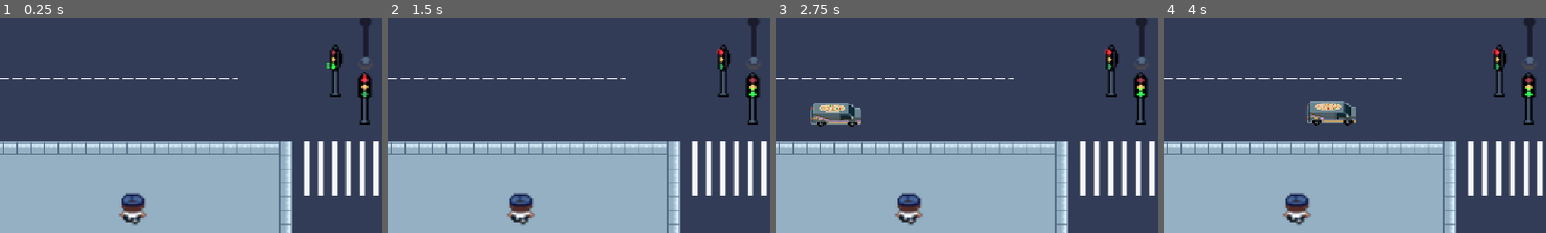
Above: before the commit, frames 1-4 (left to right).
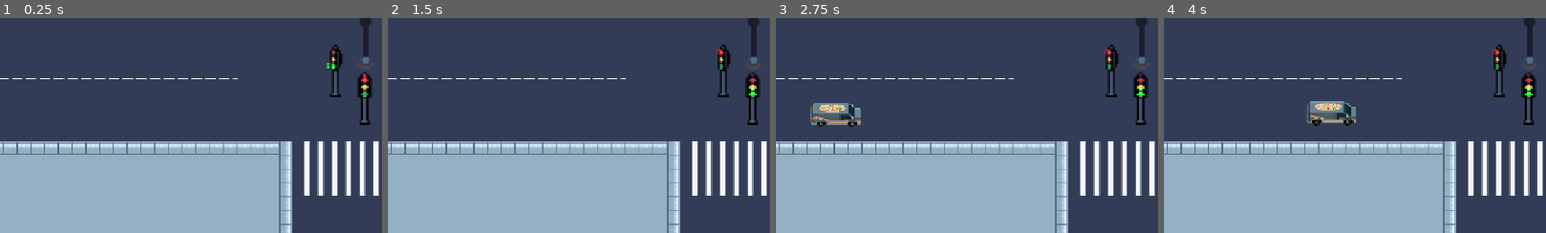
Above: after the commit, the same moments.

Repository: lafgo-fc/game-jam-repoooo
Game: Godot game, scene res://scne/test_one.tscn
Two runs of this game, one before a commit and one after it. Both use one fixed random seed, a clock stepped at 60 frames per second and the inputs below.
Inputs:
- Up to frame 1 (0.25 s): no input
- Up to frame 2 (1.5 s): tap Enter (ui_accept) at 0.5, 0.77, 1.25 s; hold R (traffic control right and left) from 0.53 s (still down)
- Up to frame 3 (2.75 s): keep holding R (traffic control right and left); tap Enter (ui_accept) at 1.52 s
- Up to frame 4 (4 s): keep holding R (traffic control right and left); tap Enter (ui_accept) at 3.02, 3.77 s
The pictures show only the part of the screen within x 0-50%, y 41-91%; the shares and areas given below are measured in that part.

The runs differ from the first frame. In frame 1, 0.8% of the frame differs, in the area x 31-39%, y 81-97%; in frame 2, 0.8%; in frame 3, 0.8%; in frame 4, 0.8%.

Commit message:
added npc spawn correctly

Diff:
--- a/scne/npc_spawner.gd
+++ b/scne/npc_spawner.gd
@@ -1,7 +1,7 @@
 extends Node2D
 
 @export var npc: PackedScene
-@onready var p1 = $"../waypoints/p1"
+@onready var p1 = $waypoints/p1
 
 func _ready() -> void:
 	spawn_npc()
@@ -12,6 +12,7 @@
 		return
 
 	var npc_spawn = npc.instantiate()
+	npc_spawn.p1 = $waypoints/p1
 	add_child(npc_spawn)
 
 	npc_spawn.global_position = global_position
--- a/scne/pedestians.gd
+++ b/scne/pedestians.gd
@@ -1,9 +1,14 @@
 extends CharacterBody2D
+
 @onready var animation = $"cap guy"
-var p1: Marker2D
+
+@export var p1: Marker2D
+
 const SPEED = 30.0
 
 func _physics_process(delta: float) -> void:
+	print(p1)
+
 	if p1 == null:
 		return
 
@@ -14,6 +19,7 @@
 
 	process_animation(direction)
 
-func process_animation(direction : Vector2):
+
+func process_animation(direction: Vector2):
 	if direction.x > 0:
 		animation.play("right")
--- a/scne/test_one.tscn
+++ b/scne/test_one.tscn
@@ -1132,10 +1132,10 @@
 fuckoff = NodePath("../fuckoffpoint")
 
 [node name="NpcSpawner" parent="." unique_id=2056746993 instance=ExtResource("5_uaidk")]
-position = Vector2(-346, 188)
+position = Vector2(-768, 153)
 
 [node name="waypoints" type="Node2D" parent="NpcSpawner" unique_id=193136837]
-position = Vector2(348, -187)
+position = Vector2(773, -153)
 
 [node name="p1" type="Marker2D" parent="NpcSpawner/waypoints" unique_id=28400208]
 position = Vector2(-204, 146)
